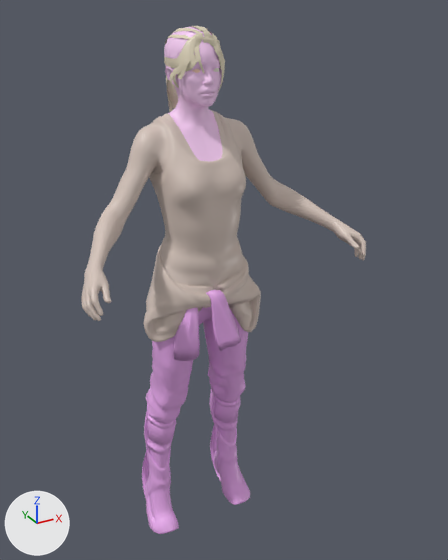
Two versions of the OBJ model data/chell/source/Chell.obj, one commit apart.
Rendered twice from a 50 mm lens placed at (-36.0, -73.3, 78.6), pointed at (3.1, -2.2, 43.0). Lighting does not change. The marker at lower left points along +X, +Y and +Z. The first picture is the older version. Where no turn or scale is listed for an object, it has been applied to the vertices. Vertices at exactly the same position are counted once.

The first picture shows 'player_model_hair', 'player_model_head', 'player_model_legs', 'player_model_torso'.
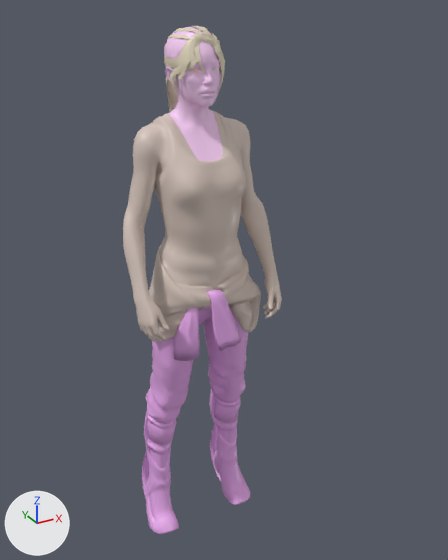
Location of each change, (x1, y1, x2, y2) in pixels of the pictures (448 x 560 px; the box of a moved part takes in the faces that stretch with it):
'player_model_torso', reshaped (44% narrower)
    before: (81, 110, 366, 342)
    after: (123, 110, 282, 342)
part 1 of me_player_model_torso, moved or reshaped
    before: (224, 117, 366, 260)
    after: (224, 117, 282, 319)
part 2 of me_player_model_torso, moved or reshaped
    before: (81, 121, 169, 321)
    after: (123, 121, 169, 342)

The change, as a list of edits to the scene's bpy script:
```text
Change me_player_model_torso:
    used by ob_player_model_torso
    remove me_player_model_torso.from_pydata(...)  # 3424 vertices, 6767 faces; spans x -19.8..19.8, y -13.8..6.1, z 34.7..66.2
    add me_player_model_torso.from_pydata(...)  # 3424 vertices, 6767 faces; spans x -11.1..10.3, y -8.0..6.1, z 34.7..66.2
    me_player_model_torso part 1: 1040 of 3424 vertices moved; they spanned x 5.2..19.8, y -13.8..3.2, z 46.7..65.0 and now span x 5.2..10.3, y -8.0..3.2, z 37.7..65.0; mean shift (-7.7, 3.9, -6.5); largest move (18.8, -13.4, 47.0) -> (7.7, -6.5, 37.7)
    me_player_model_torso part 2: 1039 of 3424 vertices moved; they spanned x -19.8..-5.3, y -13.8..3.2, z 46.7..65.0 and now span x -11.1..-5.4, y -7.3..3.2, z 38.1..65.0; mean shift (7.0, 4.5, -6.2); largest move (-18.7, -13.5, 47.1) -> (-8.6, -6.1, 38.1)
```
